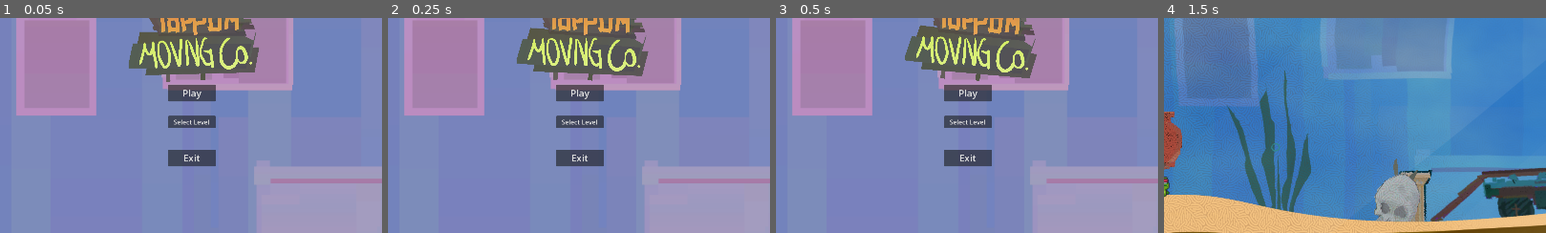
Above: before the commit, frames 1-4 (left to right).
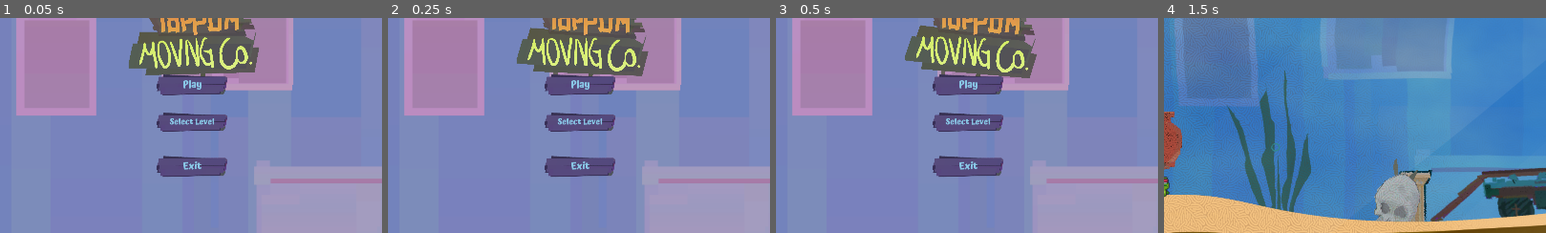
Above: after the commit, the same moments.

Repository: pR1smPrime/BikiniTop25
Game: Godot game, scene res://bikini_toppem_moving_service.tscn
Same seed, same stepped clock (60 frames per second), same inputs: the game is played once before the commit and once after it. The engine's default icon, where the game draws it, is replaced by a stand-in: a white triangle on a blue panel in a dark square.
Inputs:
- Up to frame 1 (0.05 s): no input
- Up to frame 2 (0.25 s): no input
- Up to frame 3 (0.5 s): no input
- Up to frame 4 (1.5 s): click "Play" at 0.5 s; click "I am Ready" at 1.25 s
The pictures show only the part of the screen within x 25-75%, y 26-76%; the shares and areas given below are measured in that part.

The runs differ from the first frame. In frame 1, 5.2% of the frame differs, in the area x 41-60%, y 26-74%; in frame 2, 5.2%; in frame 3, 5.2%; in frame 4, nothing differs.

Commit message:
added fonts and styles to things.

Diff:
--- /dev/null
+++ b/scenes/mainmenue/main_menu.tres
@@ -0,0 +1,146 @@
+[gd_resource type="Theme" load_steps=8 format=3 uid="uid://cu0rkrnnq3vxs"]
+
+[ext_resource type="Texture2D" uid="uid://cnsq25qimpqjh" path="res://assets/art/userInterface/tx_button hover.png" id="1_aj1ut"]
+[ext_resource type="FontFile" uid="uid://cxeusgfinjh7w" path="res://assets/art/fonts/Atma-Bold.ttf" id="1_yr8d7"]
+[ext_resource type="Texture2D" uid="uid://c3unjaqm3gbn" path="res://assets/art/userInterface/tx_button regular.png" id="2_s1a2r"]
+
+[sub_resource type="StyleBoxTexture" id="StyleBoxTexture_q6krl"]
+texture = ExtResource("1_aj1ut")
+texture_margin_left = 10.0
+texture_margin_bottom = 10.0
+expand_margin_bottom = 10.0
+
+[sub_resource type="StyleBoxTexture" id="StyleBoxTexture_i25b6"]
+texture = ExtResource("1_aj1ut")
+texture_margin_top = 10.0
+texture_margin_bottom = 10.0
+expand_margin_bottom = 10.0
+
+[sub_resource type="StyleBoxTexture" id="StyleBoxTexture_6yaid"]
+content_margin_left = 2.0
+texture = ExtResource("2_s1a2r")
+texture_margin_top = 10.0
+texture_margin_bottom = 10.0
+expand_margin_bottom = 10.0
+
+[sub_resource type="FontFile" id="FontFile_kknoc"]
+cache/0/16/0/ascent = 0.0
+cache/0/16/0/descent = 0.0
+cache/0/16/0/underline_position = 0.0
+cache/0/16/0/underline_thickness = 0.0
+cache/0/16/0/scale = 1.0
+cache/0/1/0/ascent = 0.0
+cache/0/1/0/descent = 0.0
+cache/0/1/0/underline_position = 0.0
+cache/0/1/0/underline_thickness = 0.0
+cache/0/1/0/scale = 1.0
+cache/0/2/0/ascent = 0.0
+cache/0/2/0/descent = 0.0
+cache/0/2/0/underline_position = 0.0
+cache/0/2/0/underline_thickness = 0.0
+cache/0/2/0/scale = 1.0
+cache/0/3/0/ascent = 0.0
+cache/0/3/0/descent = 0.0
+cache/0/3/0/underline_position = 0.0
+cache/0/3/0/underline_thickness = 0.0
+cache/0/3/0/scale = 1.0
+cache/0/4/0/ascent = 0.0
+cache/0/4/0/descent = 0.0
+cache/0/4/0/underline_position = 0.0
+cache/0/4/0/underline_thickness = 0.0
+cache/0/4/0/scale = 1.0
+cache/0/5/0/ascent = 0.0
+cache/0/5/0/descent = 0.0
+cache/0/5/0/underline_position = 0.0
+cache/0/5/0/underline_thickness = 0.0
+cache/0/5/0/scale = 1.0
+cache/0/6/0/ascent = 0.0
+cache/0/6/0/descent = 0.0
+cache/0/6/0/underline_position = 0.0
+cache/0/6/0/underline_thickness = 0.0
+cache/0/6/0/scale = 1.0
+cache/0/7/0/ascent = 0.0
+cache/0/7/0/descent = 0.0
+cache/0/7/0/underline_position = 0.0
+cache/0/7/0/underline_thickness = 0.0
+cache/0/7/0/scale = 1.0
+cache/0/8/0/ascent = 0.0
+cache/0/8/0/descent = 0.0
+cache/0/8/0/underline_position = 0.0
+cache/0/8/0/underline_thickness = 0.0
+cache/0/8/0/scale = 1.0
+cache/0/9/0/ascent = 0.0
+cache/0/9/0/descent = 0.0
+cache/0/9/0/underline_position = 0.0
+cache/0/9/0/underline_thickness = 0.0
+cache/0/9/0/scale = 1.0
+cache/0/10/0/ascent = 0.0
+cache/0/10/0/descent = 0.0
+cache/0/10/0/underline_position = 0.0
+cache/0/10/0/underline_thickness = 0.0
+cache/0/10/0/scale = 1.0
+cache/0/11/0/ascent = 0.0
+cache/0/11/0/descent = 0.0
+cache/0/11/0/underline_position = 0.0
+cache/0/11/0/underline_thickness = 0.0
+cache/0/11/0/scale = 1.0
+cache/0/12/0/ascent = 0.0
+cache/0/12/0/descent = 0.0
+cache/0/12/0/underline_position = 0.0
+cache/0/12/0/underline_thickness = 0.0
+cache/0/12/0/scale = 1.0
+cache/0/13/0/ascent = 0.0
+cache/0/13/0/descent = 0.0
+cache/0/13/0/underline_position = 0.0
+cache/0/13/0/underline_thickness = 0.0
+cache/0/13/0/scale = 1.0
+cache/0/14/0/ascent = 0.0
+cache/0/14/0/descent = 0.0
+cache/0/14/0/underline_position = 0.0
+cache/0/14/0/underline_thickness = 0.0
+cache/0/14/0/scale = 1.0
+cache/0/15/0/ascent = 0.0
+cache/0/15/0/descent = 0.0
+cache/0/15/0/underline_position = 0.0
+cache/0/15/0/underline_thickness = 0.0
+cache/0/15/0/scale = 1.0
+cache/0/17/0/ascent = 0.0
+cache/0/17/0/descent = 0.0
+cache/0/17/0/underline_position = 0.0
+cache/0/17/0/underline_thickness = 0.0
+cache/0/17/0/scale = 1.0
+cache/0/18/0/ascent = 0.0
+cache/0/18/0/descent = 0.0
+cache/0/18/0/underline_position = 0.0
+cache/0/18/0/underline_thickness = 0.0
+cache/0/18/0/scale = 1.0
+cache/0/19/0/ascent = 0.0
+cache/0/19/0/descent = 0.0
+cache/0/19/0/underline_position = 0.0
+cache/0/19/0/underline_thickness = 0.0
+cache/0/19/0/scale = 1.0
+cache/0/20/0/ascent = 0.0
+cache/0/20/0/descent = 0.0
+cache/0/20/0/underline_position = 0.0
+cache/0/20/0/underline_thickness = 0.0
+cache/0/20/0/scale = 1.0
+cache/0/21/0/ascent = 0.0
+cache/0/21/0/descent = 0.0
+cache/0/21/0/underline_position = 0.0
+cache/0/21/0/underline_thickness = 0.0
+cache/0/21/0/scale = 1.0
+cache/0/24/0/ascent = 0.0
+cache/0/24/0/descent = 0.0
+cache/0/24/0/underline_position = 0.0
+cache/0/24/0/underline_thickness = 0.0
+cache/0/24/0/scale = 1.0
+
+[resource]
+default_font = SubResource("FontFile_kknoc")
+default_font_size = 18
+Button/colors/font_color = Color(0.537255, 0.780392, 0.901961, 1)
+Button/font_sizes/font_size = 20
+Button/fonts/font = ExtResource("1_yr8d7")
+Button/styles/focus = SubResource("StyleBoxTexture_q6krl")
+Button/styles/hover = SubResource("StyleBoxTexture_i25b6")
+Button/styles/normal = SubResource("StyleBoxTexture_6yaid")
--- a/scenes/mainmenue/main_menu.tscn
+++ b/scenes/mainmenue/main_menu.tscn
@@ -1,9 +1,10 @@
-[gd_scene load_steps=10 format=3 uid="uid://btlnrnt8tpns1"]
+[gd_scene load_steps=11 format=3 uid="uid://btlnrnt8tpns1"]
 
 [ext_resource type="Script" path="res://scenes/mainmenue/main_menu.gd" id="1_3cofa"]
 [ext_resource type="Texture2D" uid="uid://jodkoy0q3to6" path="res://assets/art/backgrounds/tx_bg_room01.png" id="2_rck5r"]
 [ext_resource type="Texture2D" uid="uid://busub1w3bcq3j" path="res://assets/art/userInterface/tx_logo.png" id="3_dpvu5"]
 [ext_resource type="AudioStream" uid="uid://dn87jmownj1qt" path="res://assets/sounds/Voice/BUBBLEMAN_Final.mp3" id="4_acq2j"]
+[ext_resource type="Theme" uid="uid://cu0rkrnnq3vxs" path="res://scenes/mainmenue/main_menu.tres" id="4_adjp0"]
 [ext_resource type="AudioStream" uid="uid://jm0nskd33x83" path="res://assets/sounds/Voice/BayerischFluchend.wav" id="4_vdexq"]
 
 [sub_resource type="SystemFont" id="SystemFont_okf44"]
@@ -127,8 +128,9 @@
 layout_mode = 2
 
 [node name="Play" type="Button" parent="MarginContainer/HBoxContainer/VBoxContainer"]
-custom_minimum_size = Vector2(120, 32)
+custom_minimum_size = Vector2(180, 52)
 layout_mode = 2
+theme = ExtResource("4_adjp0")
 theme_override_font_sizes/font_size = 24
 text = "Play"
 
@@ -136,7 +138,9 @@
 layout_mode = 2
 
 [node name="LevelSelect" type="Button" parent="MarginContainer/HBoxContainer/VBoxContainer"]
+custom_minimum_size = Vector2(0, 55)
 layout_mode = 2
+theme = ExtResource("4_adjp0")
 text = "Select Level
 "
 
@@ -147,8 +151,9 @@
 layout_mode = 2
 
 [node name="Exit" type="Button" parent="MarginContainer/HBoxContainer/VBoxContainer"]
-custom_minimum_size = Vector2(120, 32)
+custom_minimum_size = Vector2(150, 50)
 layout_mode = 2
+theme = ExtResource("4_adjp0")
 theme_override_font_sizes/font_size = 24
 text = "Exit
 "
Binary file added: assets/art/fonts/Atma-Bold.ttf
Not shown, added: assets/art/fonts/Atma-Bold.ttf.import
Binary file added: assets/art/fonts/Atma-Light.ttf
Not shown, added: assets/art/fonts/Atma-Light.ttf.import
Binary file added: assets/art/fonts/Atma-Medium.ttf
Not shown, added: assets/art/fonts/Atma-Medium.ttf.import
Binary file added: assets/art/fonts/Atma-Regular.ttf
Not shown, added: assets/art/fonts/Atma-Regular.ttf.import
Binary file added: assets/art/fonts/Atma-SemiBold.ttf
Not shown, added: assets/art/fonts/Atma-SemiBold.ttf.import
Binary file added: assets/art/spritesPlayer/tx_bubblegun.png
Not shown, added: assets/art/spritesPlayer/tx_bubblegun.png.import
(and 8 more such lines)
